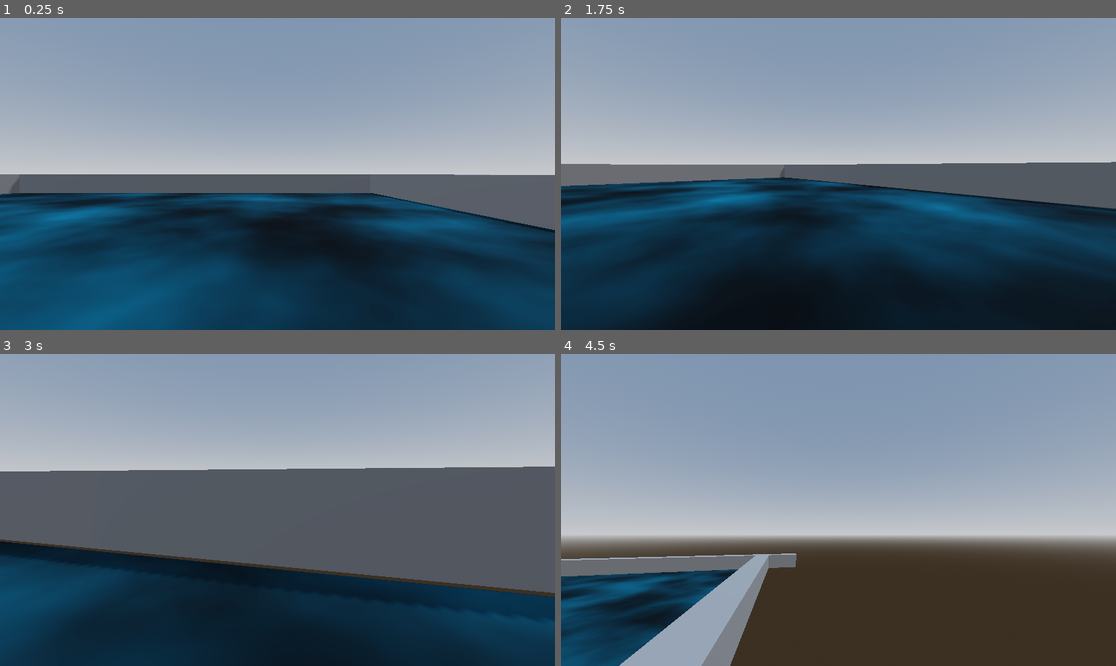
Above: before the commit, frames 1-4 (two rows, left to right).
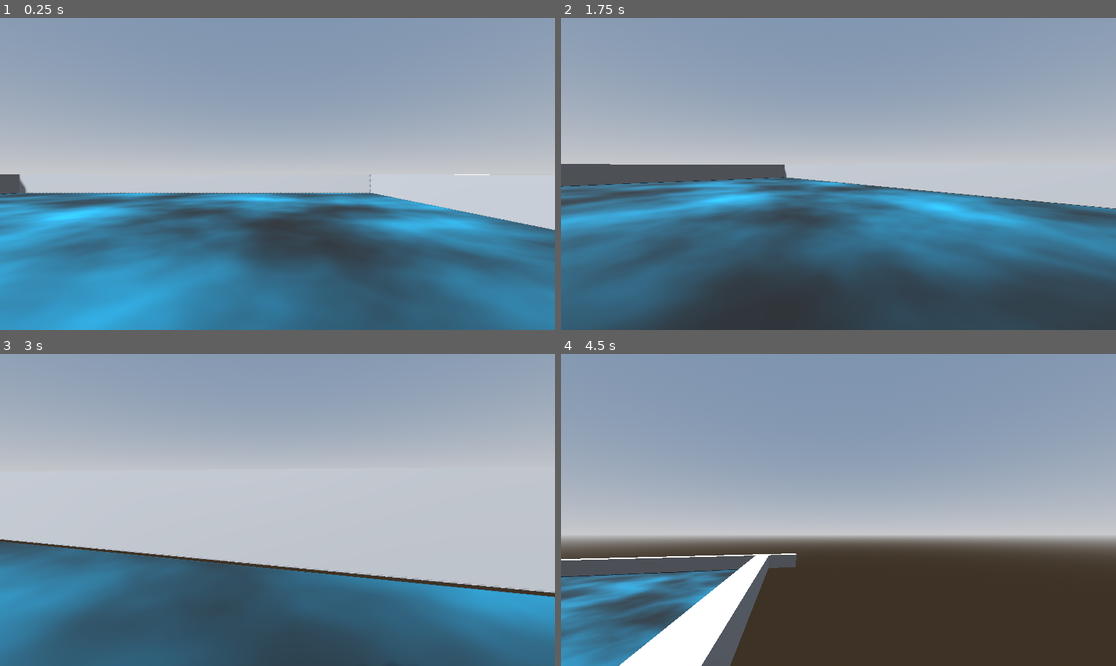
Above: after the commit, the same moments.

Repository: uniqueusername/burning-paper
Game: Godot game, scene res://world.tscn
Two runs of this game, one before a commit and one after it. Both use one fixed random seed, a clock stepped at 60 frames per second and the inputs below.
Inputs (mouse positions are in pixels of both pictures, inside the frame that each line leads up to):
- Up to frame 1 (0.25 s): no input
- Up to frame 2 (1.75 s): tap Enter at 0.5 s; move the mouse to (866, 174) at 0.52 s; hold W (forward) from 0.53 s (still down); tap Space (jump) at 0.77, 1.52 s; move the mouse to (810, 174) at 1.27 s
- Up to frame 3 (3 s): keep holding W (forward); move the mouse to (288, 503) at 2.02 s; move the mouse to (271, 516) at 2.77 s
- Up to frame 4 (4.5 s): keep holding W (forward); tap Space (jump) at 3.02, 3.77 s; move the mouse to (877, 513) at 3.52 s; move the mouse to (794, 506) at 4.27 s

The runs differ from the first frame. In frame 1, 50% of the frame differs, in the area x 0-100%, y 50-100%; in frame 2, 53%; in frame 3, 62%, in the area x 0-100%, y 36-100%; in frame 4, 12%.

Commit message:
idk useless lighting changes

Diff:
--- a/world.tscn
+++ b/world.tscn
@@ -3,7 +3,7 @@
 [ext_resource type="Script" path="res://objects/player/movement.gd" id="1_3ic82"]
 
 [sub_resource type="ProceduralSkyMaterial" id="ProceduralSkyMaterial_tobbq"]
-sky_horizon_color = Color(0.64625, 0.65575, 0.67075, 1)
+sky_horizon_color = Color(0.647059, 0.654902, 0.670588, 1)
 ground_horizon_color = Color(0.64625, 0.65575, 0.67075, 1)
 
 [sub_resource type="Sky" id="Sky_2vkuy"]
@@ -12,8 +12,11 @@
 [sub_resource type="Environment" id="Environment_oofkt"]
 background_mode = 2
 sky = SubResource("Sky_2vkuy")
+ambient_light_source = 3
+ambient_light_color = Color(1, 1, 1, 1)
 tonemap_mode = 2
-glow_enabled = true
+volumetric_fog_density = 0.4921
+volumetric_fog_albedo = Color(0, 0, 0, 1)
 
 [sub_resource type="FastNoiseLite" id="FastNoiseLite_pxbw4"]
 noise_type = 3
@@ -32,15 +35,10 @@
 
 [node name="world" type="Node3D"]
 
-[node name="DirectionalLight3D" type="DirectionalLight3D" parent="."]
-transform = Transform3D(-0.866025, -0.433013, 0.25, 0, 0.5, 0.866025, -0.5, 0.75, -0.433013, 0, 0, 0)
-light_energy = 0.1
-shadow_enabled = true
-
 [node name="WorldEnvironment" type="WorldEnvironment" parent="."]
 environment = SubResource("Environment_oofkt")
 
-[node name="CSGBox3D" type="CSGBox3D" parent="."]
+[node name="floor" type="CSGBox3D" parent="."]
 use_collision = true
 size = Vector3(20.1669, 0.001, 18.901)
 material = SubResource("StandardMaterial3D_e776h")
@@ -75,3 +73,7 @@
 [node name="CSGBox3D5" type="CSGBox3D" parent="."]
 transform = Transform3D(-9.2996e-07, -1.74846e-07, 1, 0, 1, 1.74846e-07, -21.275, 7.64274e-15, -4.37114e-08, 9.53609, 0.5005, -2.01736)
 use_collision = true
+
+[node name="DirectionalLight3D" type="DirectionalLight3D" parent="."]
+transform = Transform3D(0.690971, 0.647584, -0.321238, 1.64799e-16, 0.444385, 0.895836, 0.722883, -0.618996, 0.307057, 0.680355, 4.41086, -4.76837e-07)
+shadow_enabled = true
